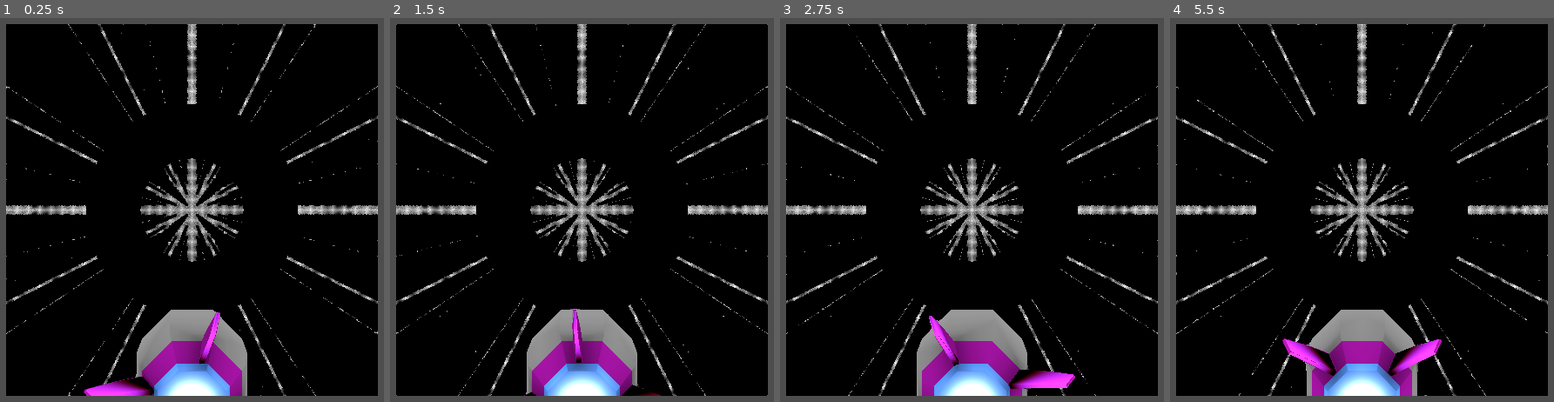
Above: before the commit, frames 1-4 (left to right).
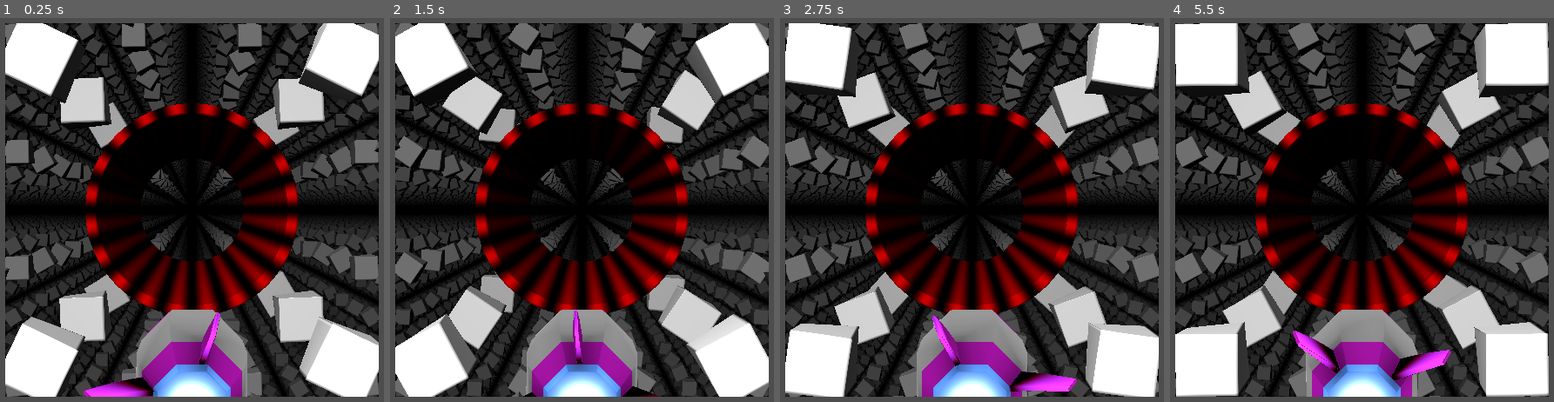
Above: after the commit, the same moments.

Repository: liggxibbler/godot_relativity
Game: Godot game, scene res://first.tscn
Same seed, same stepped clock (60 frames per second), same inputs: the game is played once before the commit and once after it.
Inputs:
- Up to frame 1 (0.25 s): no input
- Up to frame 2 (1.5 s): no input
- Up to frame 3 (2.75 s): no input
- Up to frame 4 (5.5 s): no input

The runs differ from the first frame. In frame 1, 61% of the frame differs, in the area x 1-99%, y 1-99%; in frame 2, 62%; in frame 3, 62%; in frame 4, 63%.

Commit message:
Rendering correctly without boost. Yay.

Diff:
--- a/first.tscn
+++ b/first.tscn
@@ -25,4 +25,4 @@
 script = ExtResource("2_su37p")
 
 [node name="Camera3D" type="Camera3D" parent="."]
-transform = Transform3D(1, 0, 0, 0, 1, 0, 0, 0, 1, 0, 0, 0.686272)
+transform = Transform3D(1, 0, 0, 0, 1, 0, 0, 0, 1, 0, 0, 0.68312)
--- a/relativity.gd
+++ b/relativity.gd
@@ -2,7 +2,7 @@
 
 var material
 
-var orientation = Vector3(1.0, 0.0, 0.0)
+var orientation = Vector3(0.0, 0.0, 0.0)
 var uposition = Vector4.ZERO
 var fourvel = Vector4(0,0,0,1)
 var boost = Vector4.ZERO
@@ -31,7 +31,7 @@
 	shader_iTimeDelta = StringName("iTimeDelta")
 
 	#var resolution = Vector3(get_viewport().size.x, get_viewport().size.y, 1.0)
-	var resolution = Vector3(1000, 1000, 1.0)
+	var resolution = Vector3(1920, 1920, 1.0)
 	material.set_shader_parameter(shader_iResolution, resolution)
 
 func gamma_operator(beta) -> float:
@@ -54,10 +54,9 @@
 func handle_physics(dt: float, input_boost : Vector4, c : float) -> void:
 	if input_boost != Vector4.ZERO:
 		input_boost = input_boost / fourvel.w
-		boost = lorentz(-boost * dt, c)
-		var new_transform_matrix = transform_matrix * boost
-		fourvel = new_transform_matrix * Vector4(0,0,0,1)
-		transform_matrix = new_transform_matrix
+		boost = lorentz(-input_boost * dt, c)
+		transform_matrix = transform_matrix * boost
+		fourvel = transform_matrix * Vector4(0,0,0,1)
 
 	uposition += fourvel * dt
 
@@ -70,6 +69,6 @@
 
 # Called every frame. 'delta' is the elapsed time since the previous frame.
 func _process(delta: float) -> void:
-	handle_physics(delta, Vector4.ZERO, 1.0)
+	handle_physics(delta, Vector4(0, 0, 0, 1), 1.0)
 
 	update_shader_values()
Not shown, changed: Shaders/common.gdshaderinc
Not shown, changed: Shaders/raymarch.gdshaderinc
Not shown, changed: Shaders/rocket.gdshaderinc
Not shown, changed: Shaders/signeddists.gdshaderinc
